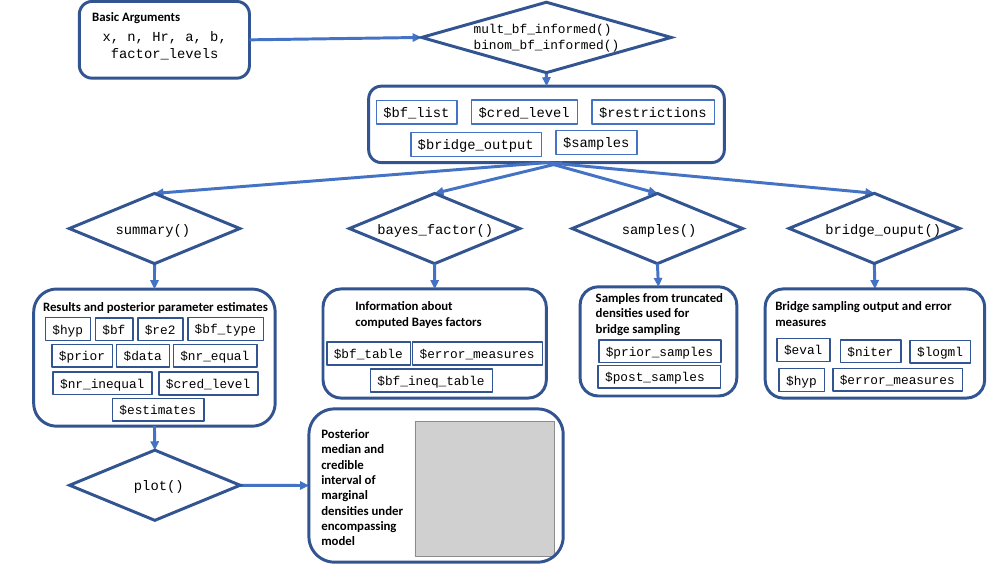
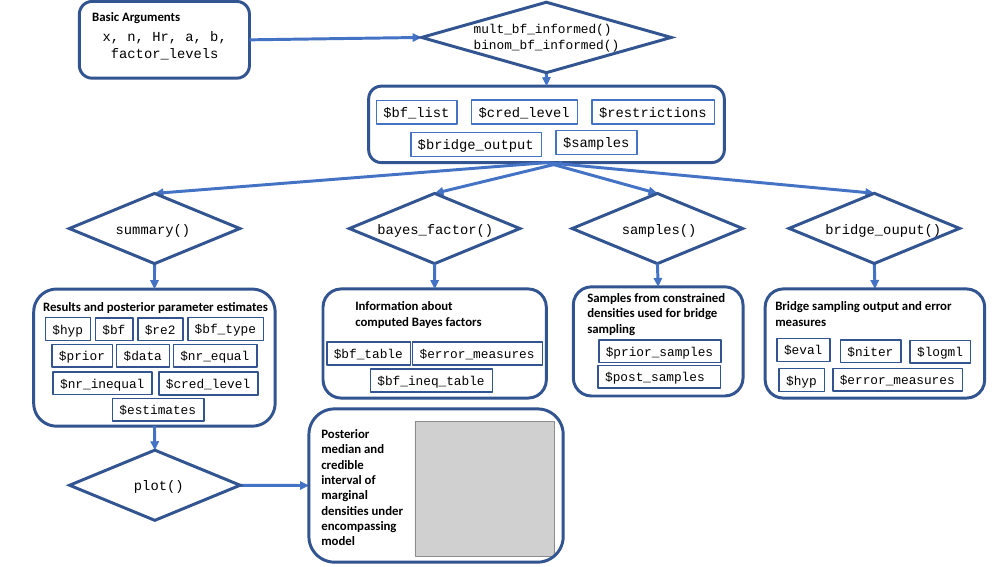
Before and after one commit to ASarafoglou/bmult, a slide deck: slide 1 of manuscript/scheme_multibridge.pptx. Drawn at 1008x567 pixels with LibreOffice and Linux fonts; fonts in the diff are those of the drawing; grey boxes stand for pictures. Boxes give left, top, right and bottom in pixels: in the first picture for what was removed or moved away, otherwise in the second. Text is boxed around its words. In the diff, an @@ line names an element or a change of style, - is before the commit and + after.

```diff
--- a/manuscript/scheme_multibridge.pptx
+++ b/manuscript/scheme_multibridge.pptx
@@ rounded rectangle: place and size @@
-rounded rectangle at (580, 287, 737, 396)
+rounded rectangle at (573, 287, 744, 396)
@@ text at (587, 293, 725, 335): text changed @@
-Samples from truncated densities used for bridge sampling
+Samples from constrained densities used for bridge sampling
```
Also in this commit, not shown: 11 other files.
